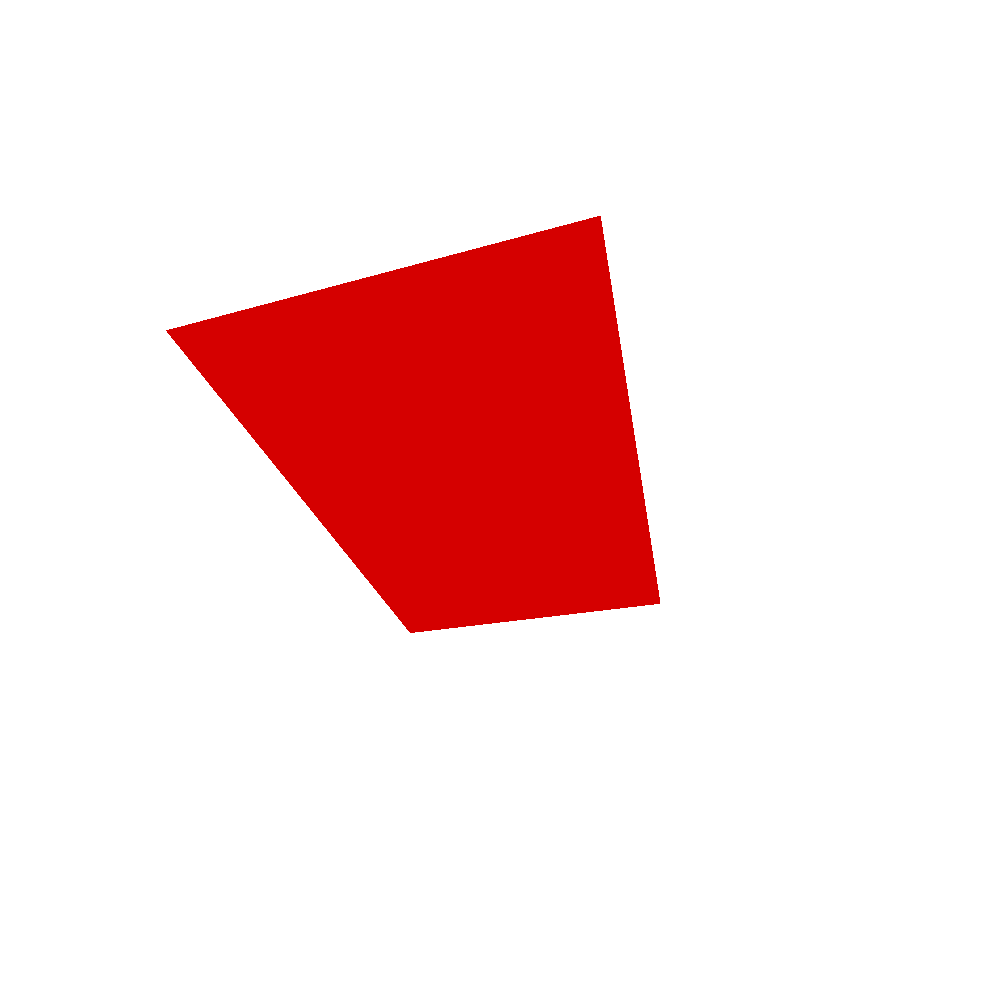
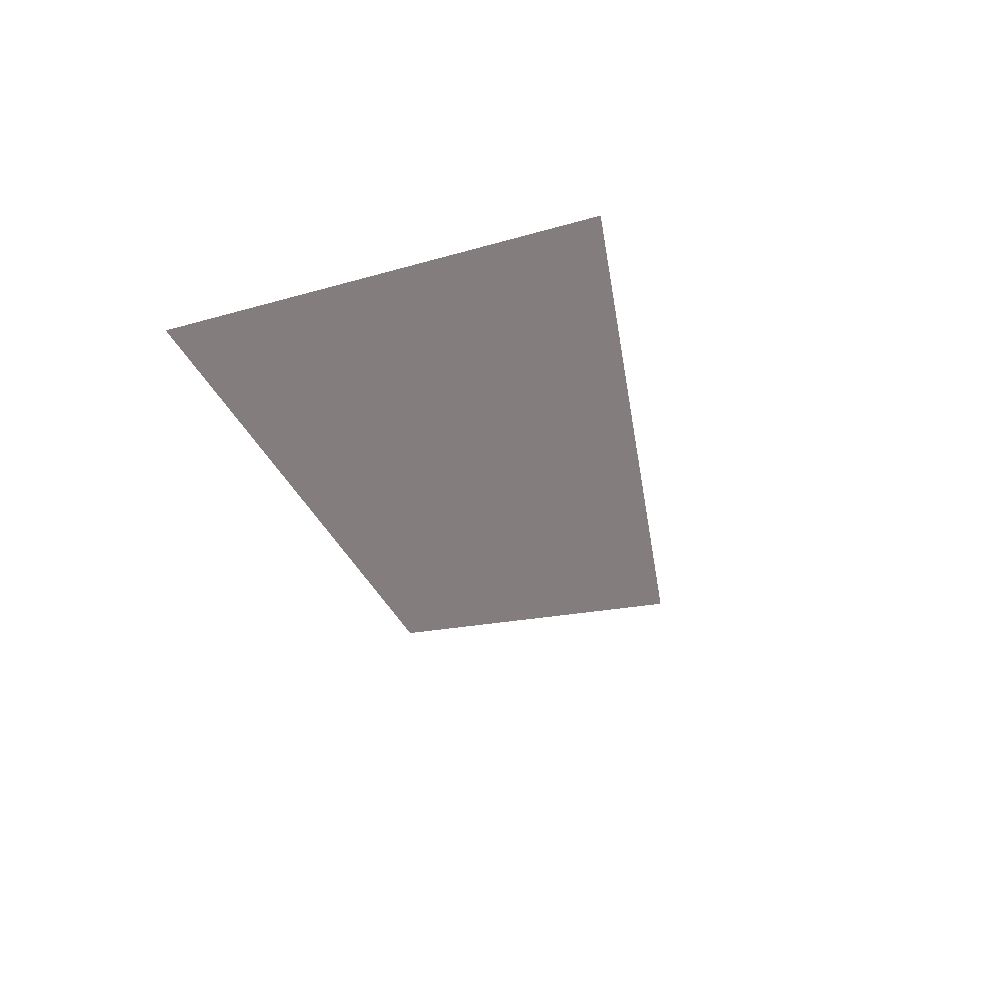
Layer changes from the first 1000 x 1000 image to the second:
painted on "Shape 1" over [166, 216, 660, 633]
